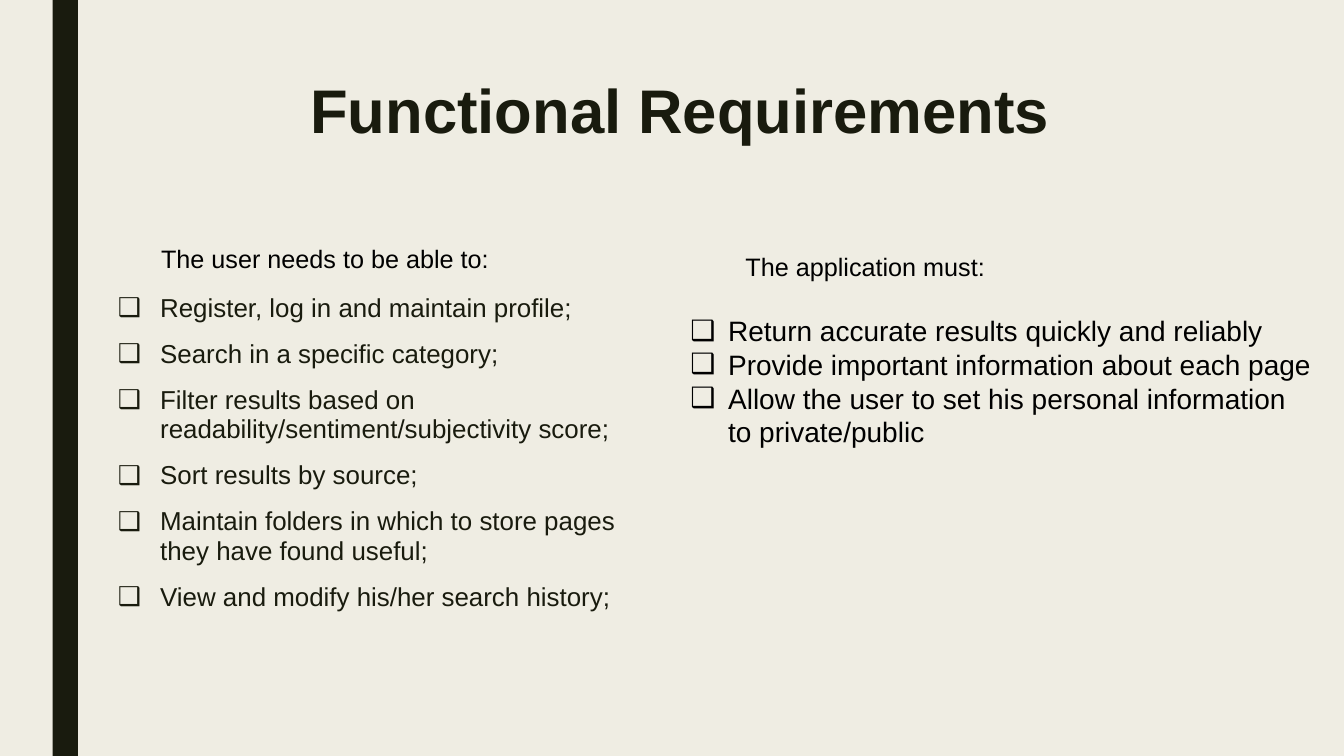
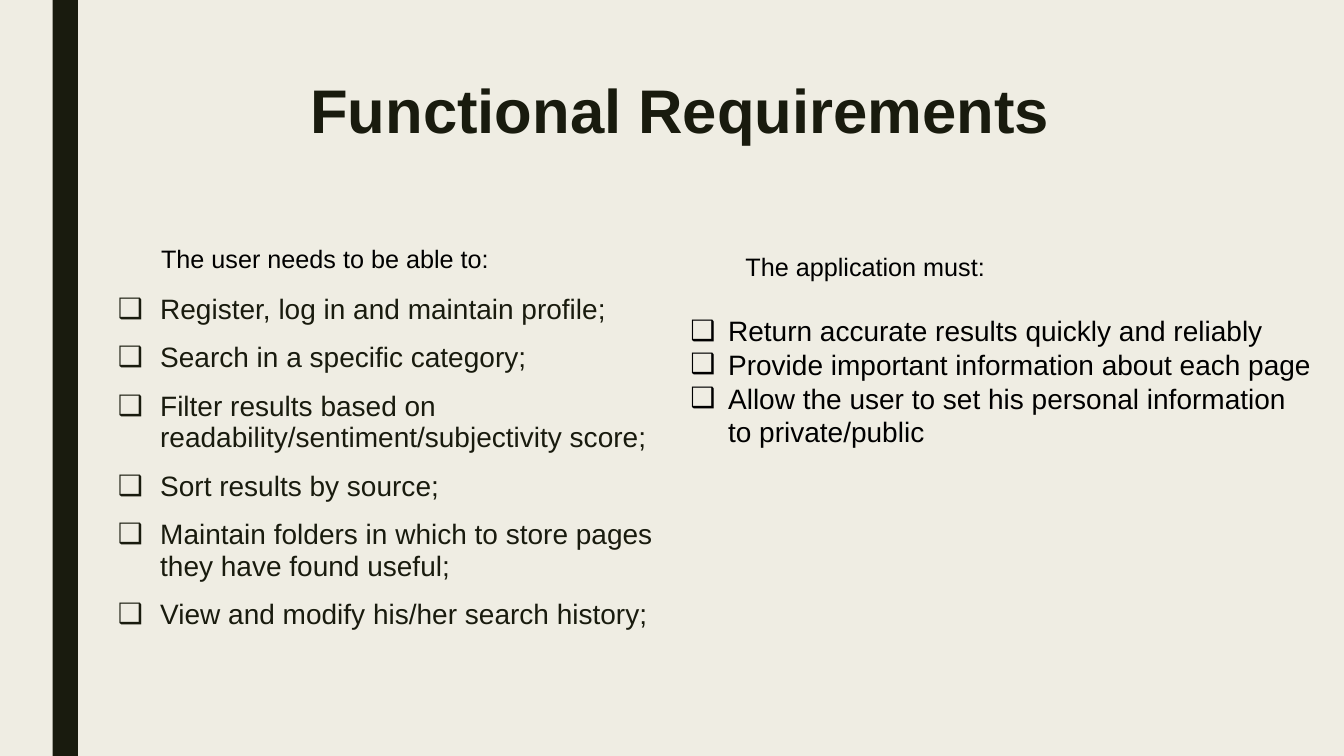
Before and after one commit to violet-g/e-health, a slide deck: slide 8 of General/e-health.pptx. Drawn at 1344x756 pixels with LibreOffice and Linux fonts; fonts in the diff are those of the drawing. Boxes give left, top, right and bottom in pixels: in the first picture for what was removed or moved away, otherwise in the second. Text is boxed around its words. In the diff, an @@ line names an element or a change of style, - is before the commit and + after.

```diff
--- a/General/e-health.pptx
+++ b/General/e-health.pptx
@@ text "Register, log in and maintain ..." at (160,298,652,629): size 18.5 to 20 pt @@
```
Also in this commit, not shown: 2 other slides changed, 1 slide added, 1 slide removed.
